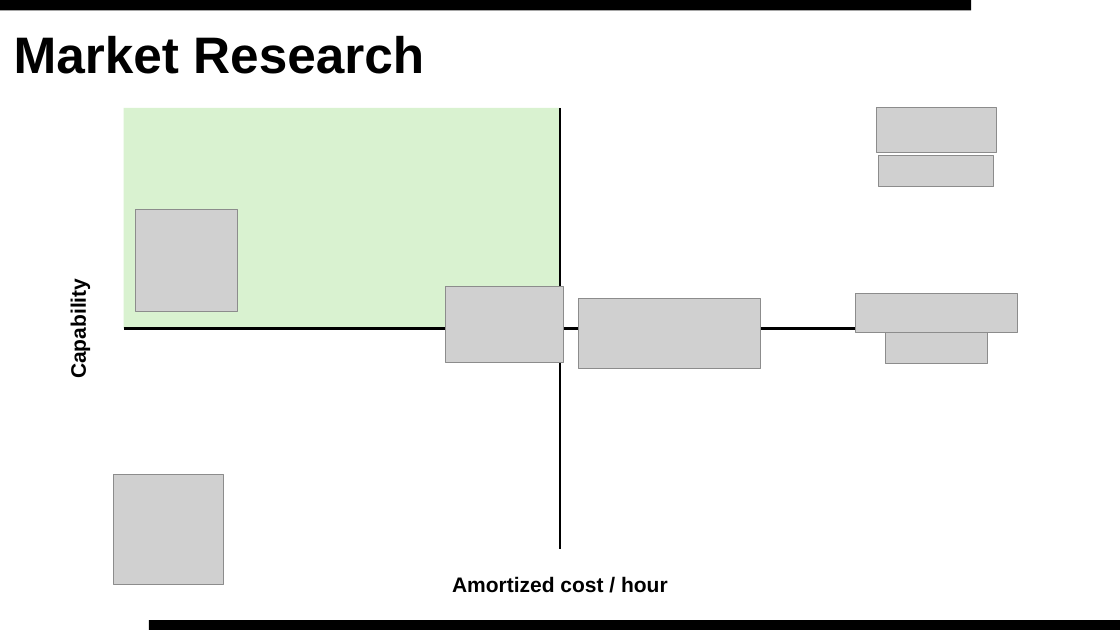
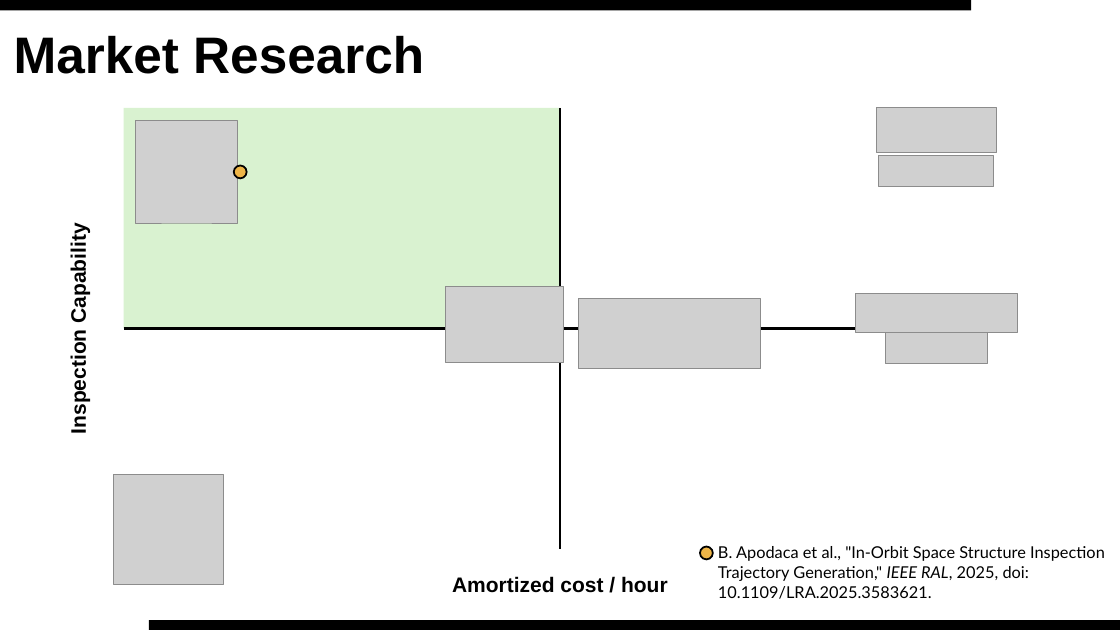
Before and after one commit to gautelg/EK505_Final_Project, a slide deck: slide 5 of Report_Presentation/Presentation.pptx. Drawn at 1120x630 pixels with LibreOffice and Linux fonts; fonts in the diff are those of the drawing; grey boxes stand for pictures; background and template pictures are left out. Boxes give left, top, right and bottom in pixels: in the first picture for what was removed or moved away, otherwise in the second. Text is boxed around its words. In the diff, an @@ line names an element or a change of style, - is before the commit and + after.

```diff
--- a/Report_Presentation/Presentation.pptx
+++ b/Report_Presentation/Presentation.pptx
@@ picture: place and size @@
-picture at (136,209,239,312)
+picture at (136,121,239,223)
@@ ellipse added at (234,166,246,178), fill #EEB548, outline #000000 1.5 pt @@
@@ text at (67,233,90,431): text changed @@
-Capability
+Inspection Capability
@@ ellipse added at (700,547,712,560), fill #EEB548, outline #000000 1.5 pt @@
@@ text added at (718,546,1105,599), 14 pt, text #000000 @@
+B. Apodaca et al., "In-Orbit Space Structure Inspection Trajectory Generation," IEEE RAL, 2025, doi: 10.1109/LRA.2025.3583621.
```
Also in this commit, not shown: 2 other slides changed, 3 slides added, 1 slide removed, 16 other files.
